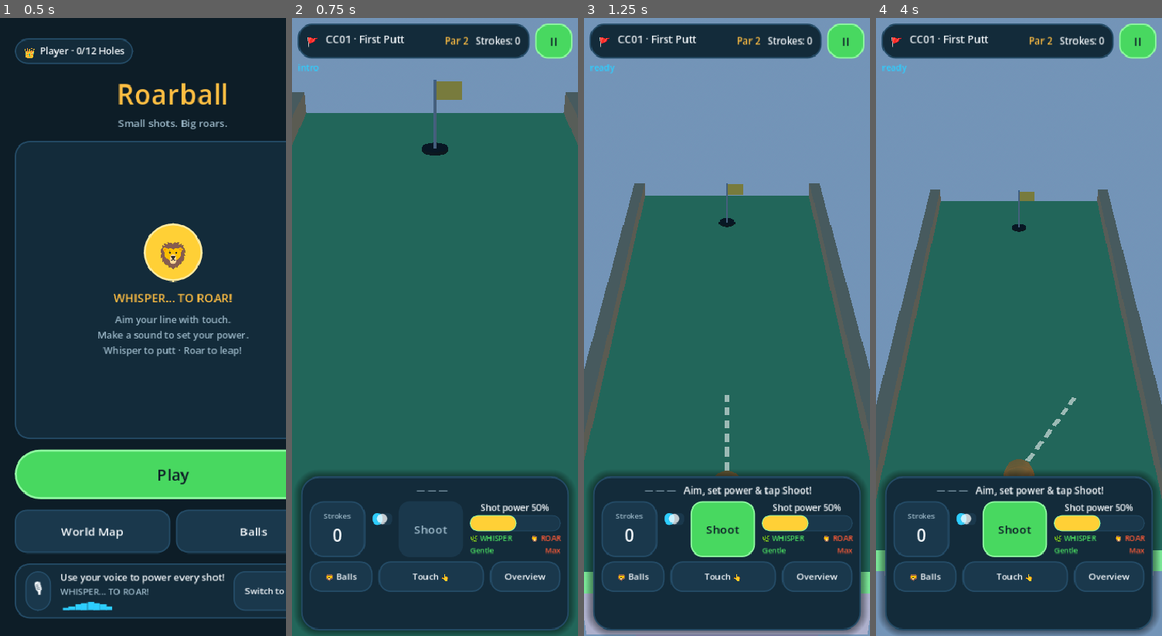
Above: before the commit, frames 1-4 (left to right).
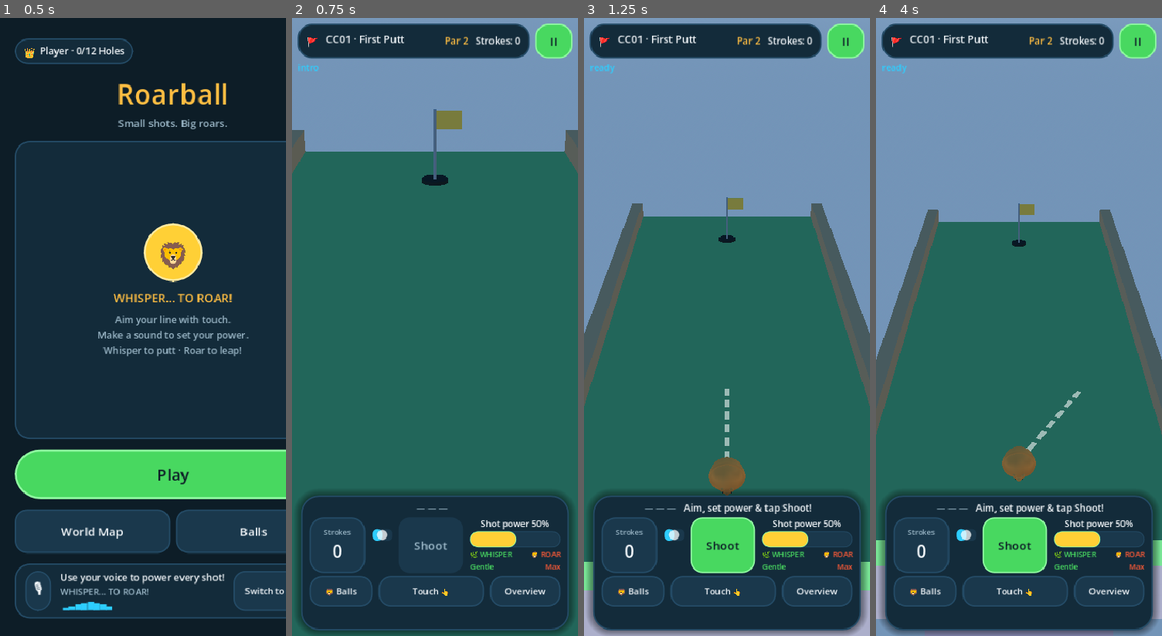
Above: after the commit, the same moments.

Repository: ther12k/roar3d
Game: Godot game, scene res://scenes/app/main.tscn
Two runs of this game, one before a commit and one after it. Both use one fixed random seed, a clock stepped at 60 frames per second and the inputs below.
Inputs (mouse positions are in pixels of both pictures, inside the frame that each line leads up to):
- Up to frame 1 (0.5 s): no input
- Up to frame 2 (0.75 s): click "Play" at 0.5 s
- Up to frame 3 (1.25 s): no input
- Up to frame 4 (4 s): move the mouse to (1081, 296) at 1.27 s; hold Right (ui_right) 1.28-2 s; click (1081, 296) at 1.42 s; click "II" at 2 s; click "Restart Hole" at 2.75 s; drag from (961, 357) to (1004, 450) at 3.52 s

Frame 1 is identical in both runs. In frame 2, 14% of the frame differs, in the area x 0-100%, y 10-96%; in frame 3, 14%; in frame 4, 15%, in the area x 0-100%, y 27-98%.

Commit message:
Asset-pack visual pass: floating islands, billboard face + expressions, VFX, sunset sky, gold ROAR! button
- IslandLook decorates every turf module as a floating island: grass lip,
  dirt body, rocky base with keystone chunks (visual only — all 186 kit
  seam checks still pass untouched)
- Camera-facing face rig: lion eyes/muzzle/nose billboard toward the
  camera instead of rolling with the sphere (docs/07 §5); expressions
  added — surprised O-mouth on shot, happy smile on cup, back to idle
- One-shot particle VFX: grass impact on shot, landing dust on settle,
  confetti bursts (gold/cyan/green) on cup completion
- Portal Peaks holes get the asset-pack sunset sky (purple/orange
  ProceduralSky + warm sunlight); Cloud Cliffs keeps sunny day
- Mic button is now the asset-pack gold 'ROAR!' pill (white border,
  warm glow); shows LISTENING! during capture
- Ready camera pitch 50° -> 38° so the ball sits fully above the bottom
  console (docs/06 UI-06 'ball above the tray' verified by pixel dump)

All 8 suites: 876 checks, 0 failures

Diff:
--- a/scenes/course_kit/corner.tscn
+++ b/scenes/course_kit/corner.tscn
@@ -1,7 +1,8 @@
-[gd_scene load_steps=7 format=3]
+[gd_scene load_steps=8 format=3]
 
 [ext_resource type="Material" path="res://scenes/course_kit/materials/kit_turf.tres" id="1_turf"]
 [ext_resource type="Material" path="res://scenes/course_kit/materials/kit_rail_wood.tres" id="2_rail"]
+[ext_resource type="Script" path="res://scripts/course_kit/island_look.gd" id="90_island"]
 
 [sub_resource type="BoxMesh" id="BoxMesh_turf"]
 size = Vector3(5, 0.5, 5)
@@ -67,3 +68,7 @@
 
 [node name="Out" type="Marker3D" parent="Connect"]
 transform = Transform3D(1, 0, 0, 0, 1, 0, 0, 0, 1, 2.5, 0, 0)
+
+[node name="IslandLook" type="Node3D" parent="."]
+script = ExtResource("90_island")
+turf_size = Vector3(5, 0.5, 5)
--- a/scenes/course_kit/green.tscn
+++ b/scenes/course_kit/green.tscn
@@ -1,7 +1,8 @@
-[gd_scene load_steps=9 format=3]
+[gd_scene load_steps=10 format=3]
 
 [ext_resource type="Material" path="res://scenes/course_kit/materials/kit_turf.tres" id="1_turf"]
 [ext_resource type="Material" path="res://scenes/course_kit/materials/kit_rail_wood.tres" id="2_rail"]
+[ext_resource type="Script" path="res://scripts/course_kit/island_look.gd" id="90_island"]
 
 [sub_resource type="BoxMesh" id="BoxMesh_turf"]
 size = Vector3(10, 0.5, 5)
@@ -83,3 +84,7 @@
 
 [node name="In" type="Marker3D" parent="Connect"]
 transform = Transform3D(1, 0, 0, 0, 1, 0, 0, 0, 1, 0, 0, 2.5)
+
+[node name="IslandLook" type="Node3D" parent="."]
+script = ExtResource("90_island")
+turf_size = Vector3(10, 0.5, 5)
--- a/scenes/course_kit/plateau.tscn
+++ b/scenes/course_kit/plateau.tscn
@@ -1,6 +1,7 @@
-[gd_scene load_steps=4 format=3]
+[gd_scene load_steps=5 format=3]
 
 [ext_resource type="Material" path="res://scenes/course_kit/materials/kit_turf.tres" id="1_turf"]
+[ext_resource type="Script" path="res://scripts/course_kit/island_look.gd" id="90_island"]
 
 [sub_resource type="BoxMesh" id="BoxMesh_turf"]
 size = Vector3(5, 0.5, 5)
@@ -34,3 +35,7 @@
 
 [node name="Out" type="Marker3D" parent="Connect"]
 transform = Transform3D(1, 0, 0, 0, 1, 0, 0, 0, 1, 0, 0, -2.5)
+
+[node name="IslandLook" type="Node3D" parent="."]
+script = ExtResource("90_island")
+turf_size = Vector3(5, 0.5, 5)
--- a/scenes/course_kit/straight.tscn
+++ b/scenes/course_kit/straight.tscn
@@ -1,7 +1,8 @@
-[gd_scene load_steps=7 format=3]
+[gd_scene load_steps=8 format=3]
 
 [ext_resource type="Material" path="res://scenes/course_kit/materials/kit_turf.tres" id="1_turf"]
 [ext_resource type="Material" path="res://scenes/course_kit/materials/kit_rail_wood.tres" id="2_rail"]
+[ext_resource type="Script" path="res://scripts/course_kit/island_look.gd" id="90_island"]
 
 [sub_resource type="BoxMesh" id="BoxMesh_turf"]
 size = Vector3(5, 0.5, 5)
@@ -67,3 +68,7 @@
 
 [node name="Out" type="Marker3D" parent="Connect"]
 transform = Transform3D(1, 0, 0, 0, 1, 0, 0, 0, 1, 0, 0, -2.5)
+
+[node name="IslandLook" type="Node3D" parent="."]
+script = ExtResource("90_island")
+turf_size = Vector3(5, 0.5, 5)
--- /dev/null
+++ b/scripts/course_kit/island_look.gd
@@ -0,0 +1,39 @@
+class_name IslandLook
+extends Node3D
+## Floating-island underside decoration in the asset-pack style: a grass lip
+## hugging the turf edge, an earthy dirt body, and a rocky base with keystone
+## chunks. Purely decorative — adds no collision, so course behavior and the
+## seam-regression suite are untouched.
+
+@export var turf_size := Vector3(5.0, 0.5, 5.0)
+
+const GRASS_LIP := Color("4fae3e")
+const DIRT := Color("9a6a42")
+const ROCK := Color("7a6f63")
+const ROCK_DARK := Color("655c51")
+
+
+func _ready() -> void:
+	# Grass lip overhanging the turf edge (reads as the island's top crust)
+	_add_box(Vector3(turf_size.x + 0.36, 0.2, turf_size.z + 0.36), Vector3(0, -0.08, 0), GRASS_LIP, 0.0)
+	# Dirt body
+	_add_box(Vector3(turf_size.x - 0.7, 0.85, turf_size.z - 0.7), Vector3(0, -0.68, 0), DIRT, 0.0)
+	# Rock base
+	_add_box(Vector3(turf_size.x - 1.9, 0.95, turf_size.z - 1.9), Vector3(0, -1.5, 0), ROCK, 0.0)
+	# Keystone chunks for a hand-carved silhouette
+	_add_box(Vector3(1.2, 0.8, 1.2), Vector3(-0.5, -2.25, 0.35), ROCK_DARK, 18.0)
+	_add_box(Vector3(0.9, 0.7, 0.9), Vector3(0.65, -2.1, -0.45), ROCK_DARK, -22.0)
+
+
+func _add_box(size: Vector3, pos: Vector3, color: Color, yaw_deg: float) -> void:
+	var mesh := MeshInstance3D.new()
+	var box := BoxMesh.new()
+	box.size = size
+	mesh.mesh = box
+	var material := StandardMaterial3D.new()
+	material.albedo_color = color
+	material.roughness = 1.0
+	mesh.material_override = material
+	mesh.position = pos
+	mesh.rotation_degrees = Vector3(0, yaw_deg, 0)
+	add_child(mesh)
--- a/scripts/game/camera_rig.gd
+++ b/scripts/game/camera_rig.gd
@@ -6,7 +6,7 @@
 ## Reduced Motion (settings) removes the soft pull entirely.
 
 const FOV := 45.0
-const ELEVATION := 0.87  # ~50 deg
+const ELEVATION := 0.68  # ~38 deg — keeps the ball clear of the bottom tray
 const FOLLOW_LERP := 4.0
 const OVERVIEW_EXTRA_HEIGHT := 7.0
 const OVERVIEW_EXTRA_BACK := 6.0
--- a/scripts/game/game_root.gd
+++ b/scripts/game/game_root.gd
@@ -19,6 +19,10 @@
 @onready var hud: HUDPresenter = $GameUI/SafeAreaRoot
 
 var _aim_guide: Node3D = null
+var _face_rig: Node3D = null
+var _mouth_smile: MeshInstance3D = null
+var _mouth_o: MeshInstance3D = null
+var _expression_timer: SceneTreeTimer = null
 var _cal_stage: String = ""
 var _cal_room: Dictionary = {}
 var _cal_soft: Dictionary = {}
@@ -47,6 +51,7 @@
 		AppRouter.goto_home()
 		return
 
+	_apply_world_sky(level_id)
 	session.setup(ball, level, level_id, int(meta["par"]), int(meta["max_strokes"]))
 	coordinator.session = session
 	coordinator.voice = voice
@@ -66,12 +71,25 @@
 	hud.map_requested.connect(_to_map)
 	hud.next_hole_requested.connect(_next_hole)
 	# Nonverbal feedback cues (RB-025): effects bus only, never the mic path.
-	session.shot_committed.connect(func(_shot: ShotCommand) -> void: AudioDirector.play_effect("putt"))
-	session.hole_completed.connect(func(_result: Dictionary) -> void: AudioDirector.play_effect("cup"))
+	session.shot_committed.connect(func(_shot: ShotCommand) -> void:
+		AudioDirector.play_effect("putt")
+		_spawn_burst(ball.global_position, Color("6fce4e"), 10, 2.0)
+		_set_expression("surprised")
+	)
+	session.hole_completed.connect(func(_result: Dictionary) -> void:
+		AudioDirector.play_effect("cup")
+		_spawn_burst(level.cup_position() + Vector3(0, 0.4, 0), RoarTheme.WARM_ACCENT, 26, 5.0)
+		_spawn_burst(level.cup_position() + Vector3(0, 0.5, 0), RoarTheme.VOICE_CYAN, 18, 4.5)
+		_spawn_burst(level.cup_position() + Vector3(0, 0.6, 0), RoarTheme.PRIMARY_GREEN, 18, 4.5)
+		_set_expression("happy")
+	)
 	ball.fall_detected.connect(func(_reason: String) -> void: _on_any_fall())
 	level.kill_zone_entered.connect(func() -> void: _on_any_fall())
+	ball.settled.connect(func(_t: Transform3D, _ok: bool) -> void:
+		_spawn_burst(ball.global_position, Color(0.75, 0.72, 0.66), 8, 1.2))  # landing dust
 
 	_apply_equipped_cosmetic()
+	_build_face_rig()
 	_build_aim_guide()
 	ball.freeze = true
 	session.start_level()
@@ -104,6 +122,97 @@
 func _on_any_fall() -> void:
 	AudioDirector.play_effect("fall")
 	hud.show_out_of_bounds()
+
+
+## Camera-facing face rig (docs/07 §5): the lion face billboards toward the
+## camera independently of the rolling sphere so the mascot stays readable.
+func _build_face_rig() -> void:
+	_face_rig = Node3D.new()
+	_face_rig.name = "FaceRig"
+	ball.add_child(_face_rig)
+	for face_part in ["EyeLeft", "EyeRight", "Muzzle", "Nose"]:
+		var mesh := ball.get_node_or_null(NodePath(face_part))
+		if mesh is Node3D:
+			(mesh as Node3D).reparent(_face_rig)
+	# Expressions: smile (default) and O-mouth (surprised)
+	var dark := StandardMaterial3D.new()
+	dark.albedo_color = Color("2a1f1a")
+	_mouth_smile = MeshInstance3D.new()
+	var smile_mesh := BoxMesh.new()
+	smile_mesh.size = Vector3(0.13, 0.035, 0.02)
+	_mouth_smile.mesh = smile_mesh
+	_mouth_smile.material_override = dark
+	_mouth_smile.position = Vector3(0, -0.095, 0.245)
+	_mouth_smile.rotation_degrees = Vector3(0, 0, 8)
+	_face_rig.add_child(_mouth_smile)
+	_mouth_o = MeshInstance3D.new()
+	var o_mesh := SphereMesh.new()
+	o_mesh.radius = 0.035
+	o_mesh.height = 0.03
+	_mouth_o.mesh = o_mesh
+	_mouth_o.material_override = dark
+	_mouth_o.position = Vector3(0, -0.10, 0.245)
+	_mouth_o.visible = false
+	_face_rig.add_child(_mouth_o)
+
+
+func _set_expression(kind: String) -> void:
+	if _mouth_smile == null or _mouth_o == null:
+		return
+	match kind:
+		"surprised":
+			_mouth_smile.visible = false
+			_mouth_o.visible = true
+			_expression_timer = get_tree().create_timer(0.9, true)
+			_expression_timer.timeout.connect(func() -> void: _set_expression("idle"))
+		"happy":
+			_mouth_smile.visible = true
+			_mouth_o.visible = false
+		_:
+			_mouth_smile.visible = true
+			_mouth_o.visible = false
+
+
+## Asset-pack VFX: short one-shot particle bursts (confetti, grass, dust).
+func _spawn_burst(pos: Vector3, color: Color, count: int, speed: float) -> void:
+	var particles := CPUParticles3D.new()
+	particles.one_shot = true
+	particles.explosiveness = 1.0
+	particles.amount = count
+	particles.lifetime = 1.1
+	particles.direction = Vector3.UP
+	particles.spread = 75.0
+	particles.initial_velocity_min = speed * 0.5
+	particles.initial_velocity_max = speed
+	particles.gravity = Vector3(0, -9.8, 0)
+	particles.scale_amount_min = 0.6
+	particles.scale_amount_max = 1.2
+	var chunk := BoxMesh.new()
+	chunk.size = Vector3(0.055, 0.055, 0.055)
+	particles.mesh = chunk
+	particles.color = color
+	add_child(particles)
+	particles.global_position = pos
+	particles.emitting = true
+	particles.finished.connect(particles.queue_free)
+
+
+## Portal Peaks gets the asset-pack sunset sky; Cloud Cliffs keeps sunny day.
+func _apply_world_sky(level_id: String) -> void:
+	if not level_id.begins_with("PP"):
+		return
+	var env := ($WorldRoot/Lighting/WorldEnvironment.environment as Environment)
+	if env == null or env.sky == null:
+		return
+	var sky_mat := env.sky.sky_material as ProceduralSkyMaterial
+	if sky_mat != null:
+		sky_mat.sky_top_color = Color("4a2d6e")
+		sky_mat.sky_horizon_color = Color("ff9a5c")
+		sky_mat.ground_horizon_color = Color("e8875a")
+		sky_mat.ground_bottom_color = Color("3a2b4f")
+	var sun := $WorldRoot/Lighting/DirectionalLight3D as DirectionalLight3D
+	if sun != null:
+		sun.light_color = Color("ffd2a0")
 
 
 func _build_aim_guide() -> void:
@@ -126,7 +235,13 @@
 	camera_rig.add_child(_aim_guide)
 
 
-func _process(_delta: float) -> void:
+func _process(delta: float) -> void:
+	if _face_rig != null and is_instance_valid(ball) and camera_rig != null:
+		_face_rig.global_position = ball.global_position
+		var cam := camera_rig.camera
+		if cam != null:
+			_face_rig.look_at(cam.global_position, Vector3.UP)
+			_face_rig.rotate_y(PI)  # face meshes live on the rig's +Z side
 	if _aim_guide == null or session == null:
 		return
 	var show_guide := session.can_aim() and not camera_rig.is_overview()
--- a/scripts/ui/hud_presenter.gd
+++ b/scripts/ui/hud_presenter.gd
@@ -142,7 +142,7 @@
 	_tray_panel.set_anchors_preset(Control.PRESET_BOTTOM_WIDE)
 	_tray_panel.offset_left = safe.left + 4
 	_tray_panel.offset_right = -safe.right - 4
-	_tray_panel.offset_top = -safe.bottom - 210
+	_tray_panel.offset_top = -safe.bottom - 184
 	_tray_panel.offset_bottom = -safe.bottom
 	var tray_style := StyleBoxFlat.new()
 	tray_style.bg_color = RoarTheme.NAVY_PANEL
@@ -153,13 +153,13 @@
 	tray_style.shadow_size = 10
 	tray_style.content_margin_left = 12
 	tray_style.content_margin_right = 12
-	tray_style.content_margin_top = 10
-	tray_style.content_margin_bottom = 8
+	tray_style.content_margin_top = 8
+	tray_style.content_margin_bottom = 6
 	_tray_panel.add_theme_stylebox_override("panel", tray_style)
 	add_child(_tray_panel)
 
 	_tray = VBoxContainer.new()
-	_tray.add_theme_constant_override("separation", 6)
+	_tray.add_theme_constant_override("separation", 4)
 	_tray_panel.add_child(_tray)
 
 	# 1. Status Bar with Soundwave Graphic
@@ -711,17 +711,14 @@
 			_wave_label.add_theme_color_override("font_color", RoarTheme.VOICE_CYAN)
 		if _cal_wave_label != null:
 			_cal_wave_label.text = waves[idx]
-		# Pulse the mic button visually
-		_mic_pulse_tick += delta * 6.0
-		var glow := sin(_mic_pulse_tick) * 0.5 + 0.5
 		if _mic_button != null:
-			_mic_button.text = "🎙\nROAR!"
+			_mic_button.text = "🎙 LISTENING!"
 	else:
 		if _wave_label != null:
 			_wave_label.text = " — — — "
 			_wave_label.add_theme_color_override("font_color", RoarTheme.TEXT_SECONDARY)
 		if _mic_button != null:
-			_mic_button.text = "🎙\nHOLD"
+			_mic_button.text = "🎙 ROAR!"
 
 
 ## FR-04: power displayed must match what will be committed
--- a/scripts/ui/roar_theme.gd
+++ b/scripts/ui/roar_theme.gd
@@ -135,8 +135,39 @@
 	return button
 
 
-## Circular glowing microphone button (matching 01_original_gameplay.png)
+## Gold "ROAR!" mic pill button matching the asset-pack UI panel
 static func make_circular_mic_button(diameter := 84) -> Button:
+	var button := Button.new()
+	button.custom_minimum_size = Vector2(diameter + 40, diameter - 20)
+	button.focus_mode = Control.FOCUS_NONE
+	button.text = "🎙 ROAR!"
+	var normal := StyleBoxFlat.new()
+	normal.bg_color = WARM_ACCENT
+	normal.set_corner_radius_all((diameter - 20) / 2)
+	normal.border_color = Color("FFE090")
+	normal.set_border_width_all(3)
+	normal.shadow_color = Color(WARM_ACCENT.r, WARM_ACCENT.g, WARM_ACCENT.b, 0.4)
+	normal.shadow_size = 8
+	var pressed: StyleBoxFlat = normal.duplicate()
+	pressed.bg_color = Color("FFD036")
+	pressed.border_color = Color.WHITE
+	pressed.shadow_size = 14
+	var disabled: StyleBoxFlat = normal.duplicate()
+	disabled.bg_color = NAVY_CARD
+	disabled.border_color = NAVY_BORDER
+	disabled.shadow_size = 0
+	button.add_theme_stylebox_override("normal", normal)
+	button.add_theme_stylebox_override("hover", normal)
+	button.add_theme_stylebox_override("pressed", pressed)
+	button.add_theme_stylebox_override("disabled", disabled)
+	button.add_theme_color_override("font_color", NAVY)
+	button.add_theme_color_override("font_pressed_color", NAVY)
+	button.add_theme_font_size_override("font_size", 16)
+	return button
+
+
+## Legacy circular style kept for reference
+static func make_circular_mic_button_cyan(diameter := 84) -> Button:
 	var button := Button.new()
 	button.custom_minimum_size = Vector2(diameter, diameter)
 	button.focus_mode = Control.FOCUS_NONE
--- a/tools/capture_level.gd
+++ b/tools/capture_level.gd
@@ -42,6 +42,14 @@
 	var out_path := OS.get_environment("LEVEL_CAPTURE_OUT")
 	if out_path.is_empty():
 		out_path = "/tmp/roar3d_%s_ready.png" % level_id.to_lower()
+	# Ground-truth: pixels at the ball's projected screen position.
+	var cam := root.camera_rig.camera
+	var screen_pos := cam.unproject_position(root.ball.global_position)
+	var img_size := image.get_size()
+	if screen_pos.x >= 0 and screen_pos.y >= 0 and screen_pos.x < img_size.x and screen_pos.y < img_size.y:
+		var px := int(screen_pos.x)
+		var c := image.get_pixel(int(screen_pos.x), clampi(int(screen_pos.y), 0, img_size.y - 1))
+		print("ball_screen=%s px_color=%s console_top_expected=%d" % [screen_pos, c.to_html(false), img_size.y - 190])
 	var err := image.save_png(out_path)
 	if err != OK:
 		printerr("PNG save failed: %s" % error_string(err))
Not shown, added: scripts/course_kit/island_look.gd.uid
